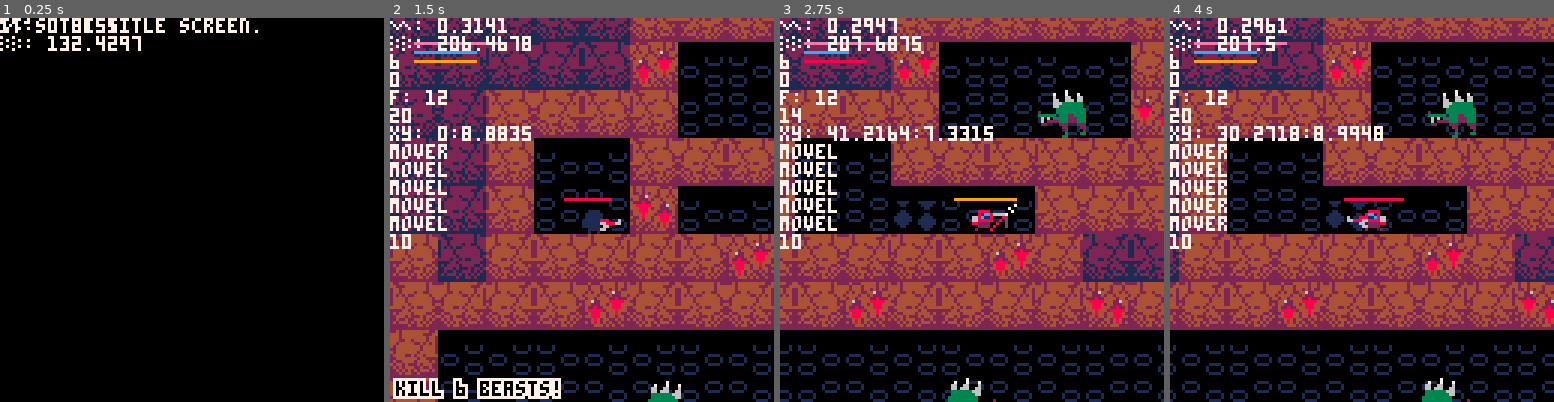
Above: before the commit, frames 1-4 (left to right).
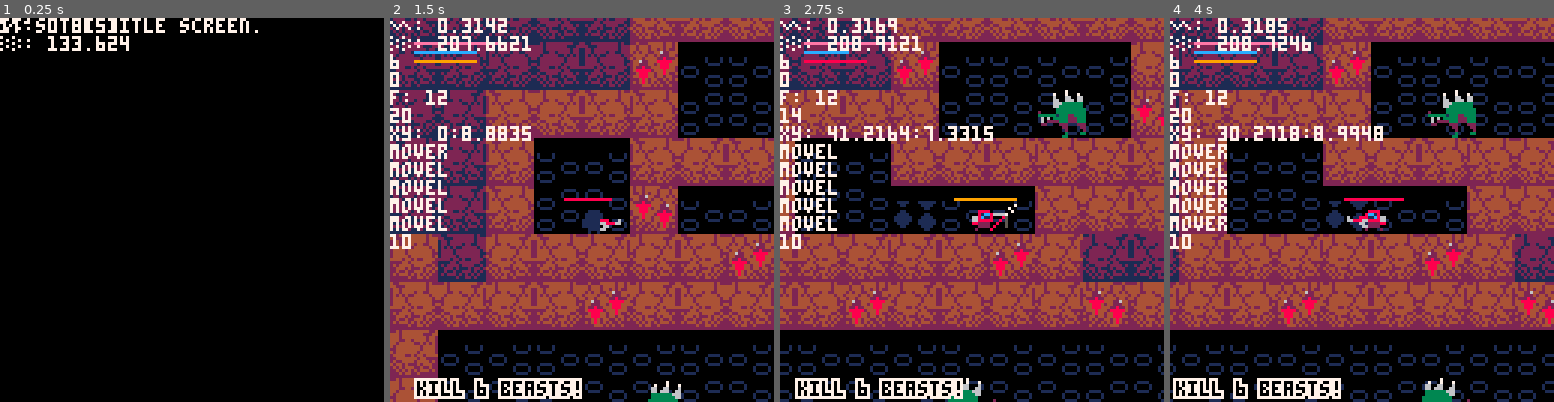
Above: after the commit, the same moments.

Repository: verdog/moon-miner
Game: PICO-8 cartridge miner.p8
Same seed, same stepped clock (60 frames per second), same inputs: the game is played once before the commit and once after it.
Inputs:
- Up to frame 1 (0.25 s): no input
- Up to frame 2 (1.5 s): tap X (X key) at 0.33, 1.07 s; tap O (Z key) at 0.7 s
- Up to frame 3 (2.75 s): hold Right 1.6-2.1 s; tap O (Z key) at 1.7, 2.1, 2.5 s; tap X (X key) at 1.85 s; hold Up 2.15-2.42 s; hold Right from 2.47 s (still down)
- Up to frame 4 (4 s): tap O (Z key) at 2.9, 3.3, 3.7 s; tap X (X key) at 2.97 s; release Right at 3.03 s; hold Left 3.08-3.58 s; hold Down 3.63-3.97 s

The runs differ from the first frame. In frame 1, 0.1% of the frame differs, in the area x 18-37%, y 0-9%; in frame 2, 1.8%; in frame 3, 1.9%; in frame 4, 1.9%, in the area x 0-45%, y 0-100%.

Commit message:
added nice ui bounce

Diff:
--- a/miner.p8
+++ b/miner.p8
@@ -775,14 +775,25 @@
 function ui_update(p)
 	messt += 1
 
-	if messt%60 == 0 then
+	if messt%120 == 0 then
 		del(messq, messq[1])
 	end
 end
 
 function ui_draw(p)
 	-- message q
-	for i=1,#messq do
+	-- bouncy first message
+	if #messq > 0 then
+		local xo = 8 * abs(sin(t()/2))^2
+		for j=-1,1 do
+			for k=-1,1 do
+				print(messq[1],_global.cam.x+2+j+xo,_global.cam.y+133-6-6+k,7)
+			end
+		end
+		print(messq[1],_global.cam.x+2+xo,_global.cam.y+133-6-6,0)
+	end
+
+	for i=2,#messq do
 		for j=-1,1 do
 			for k=-1,1 do
 				print(messq[i],_global.cam.x+2+j,_global.cam.y+133-6*i-6+k,7)
